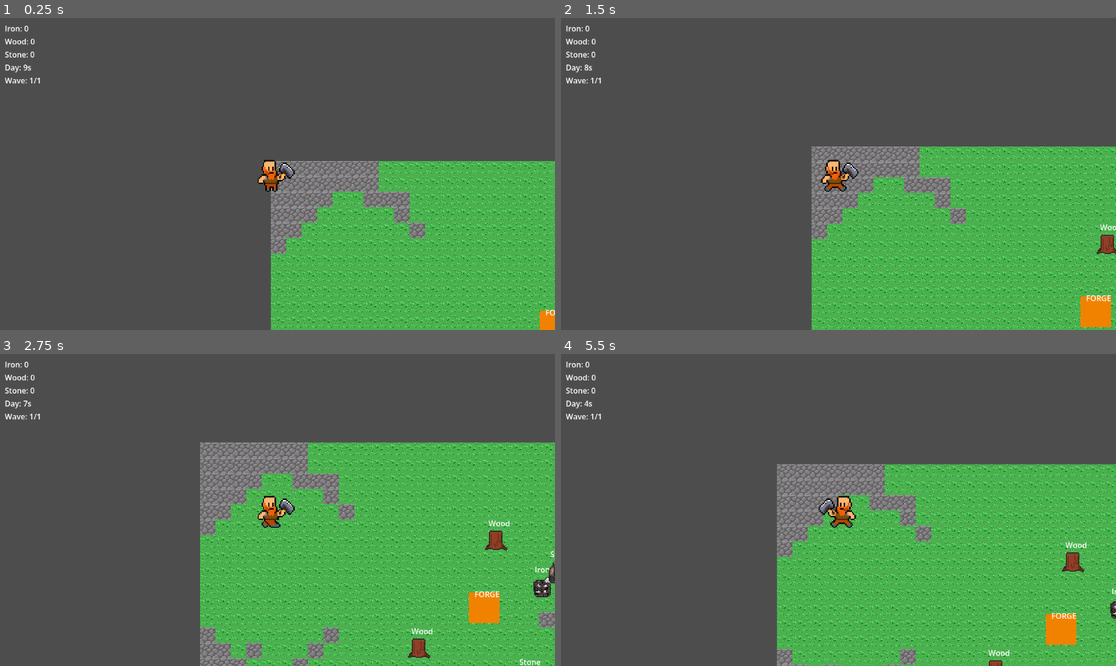
Above: before the commit, frames 1-4 (two rows, left to right).
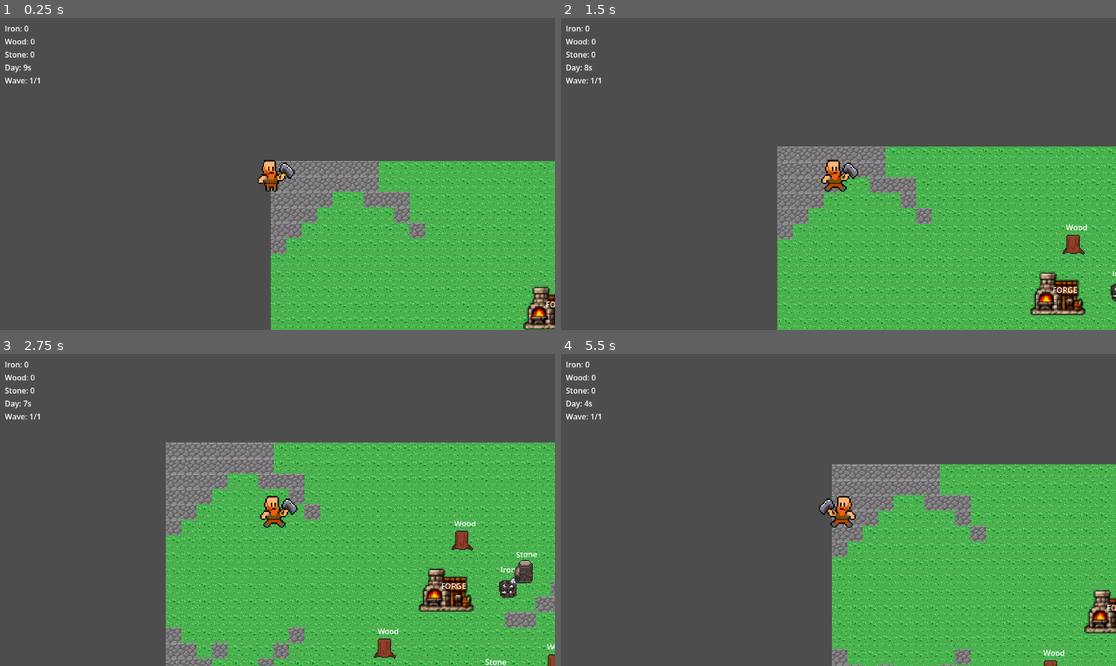
Above: after the commit, the same moments.

Repository: ntoonie/forge-and-survive
Game: Godot game, scene res://scenes/Main.tscn
Two runs of this game, one before a commit and one after it. Both use one fixed random seed, a clock stepped at 60 frames per second and the inputs below.
Inputs (mouse positions are in pixels of both pictures, inside the frame that each line leads up to):
- Up to frame 1 (0.25 s): no input
- Up to frame 2 (1.5 s): move the mouse to (960, 158) at 0.52 s; hold Right (ui_right) 0.53-1.28 s; tap E (interact) at 0.6 s; move the mouse to (727, 189) at 1.27 s; hold Down (ui_down) from 1.28 s (still down); click (727, 189) at 1.35 s
- Up to frame 3 (2.75 s): move the mouse to (333, 441) at 2.02 s; release Down (ui_down) at 2.03 s; hold Right (ui_right) from 2.03 s (still down); tap 2 (select_tower) at 2.1 s
- Up to frame 4 (5.5 s): move the mouse to (810, 572) at 2.77 s; release Right (ui_right) at 2.78 s; hold Up (ui_up) 2.78-3.53 s; tap 1 (select_wall) at 2.85 s; move the mouse to (1005, 556) at 3.52 s; hold Left (ui_left) 3.53-5.03 s; tap B (toggle_build) at 3.6 s; move the mouse to (672, 463) at 4.27 s; tap E (interact) at 4.35 s; move the mouse to (866, 510) at 5.02 s; hold Down (ui_down) from 5.03 s (still down); click (866, 510) at 5.1 s

The runs differ from the first frame. In frame 1, 0.6% of the frame differs, in the area x 94-100%, y 85-100%; in frame 2, 16%; in frame 3, 23%, in the area x 29-100%, y 28-100%; in frame 4, 19%.

Commit message:
Sprites fully added, only Path and Forge hitbox left

Diff:
--- a/scenes/Main.tscn
+++ b/scenes/Main.tscn
@@ -20,13 +20,13 @@
 [node name="Marker2D" parent="Raider" unique_id=1372347747 instance=ExtResource("4_vcsgt")]
 
 [node name="Spanwpointleft" parent="Raider" unique_id=470633463 instance=ExtResource("4_vcsgt")]
-position = Vector2(-10, 406)
+position = Vector2(-80, 406)
 
 [node name="Spanwpointright" parent="Raider" unique_id=2018318554 instance=ExtResource("4_vcsgt")]
 position = Vector2(1090, 406)
 
 [node name="Spanwpointup" parent="Raider" unique_id=1487745946 instance=ExtResource("4_vcsgt")]
-position = Vector2(524, 128)
+position = Vector2(526, 130)
 
 [node name="Spanwpointdown" parent="Raider" unique_id=1311737040 instance=ExtResource("4_vcsgt")]
 position = Vector2(524, 716)
--- /dev/null
+++ b/scenes/structures/floor_spikes.tscn
@@ -0,0 +1,18 @@
+[gd_scene format=3 uid="uid://spikes_struct01"]
+
+[ext_resource type="Texture2D" uid="uid://clty4r4tpm7m1" path="res://assets/sprites/structure.png" id="1_struct"]
+
+[sub_resource type="AtlasTexture" id="AtlasTexture_spikes"]
+atlas = ExtResource("1_struct")
+region = Rect2(68, 84, 41, 14)
+
+[sub_resource type="RectangleShape2D" id="RectangleShape2D_spikes"]
+size = Vector2(41, 14)
+
+[node name="FloorSpikes" type="StaticBody2D" unique_id=2002000001]
+
+[node name="CollisionShape2D" type="CollisionShape2D" parent="." unique_id=2002000002]
+shape = SubResource("RectangleShape2D_spikes")
+
+[node name="Sprite2D" type="Sprite2D" parent="." unique_id=2002000003]
+texture = SubResource("AtlasTexture_spikes")
--- a/scenes/structures/forge.tscn
+++ b/scenes/structures/forge.tscn
@@ -1,9 +1,14 @@
 [gd_scene format=3 uid="uid://dovvacmb47kxf"]
 
 [ext_resource type="Script" uid="uid://ctol3dir2hu3p" path="res://scripts/systems/forge.gd" id="1_jvn1s"]
+[ext_resource type="Texture2D" uid="uid://clty4r4tpm7m1" path="res://assets/sprites/structure.png" id="2_struct"]
+
+[sub_resource type="AtlasTexture" id="AtlasTexture_forge"]
+atlas = ExtResource("2_struct")
+region = Rect2(5, 8, 49, 39)
 
 [sub_resource type="RectangleShape2D" id="RectangleShape2D_gr7ai"]
-size = Vector2(16, 16)
+size = Vector2(32, 32)
 
 [node name="Forge" type="StaticBody2D" unique_id=1444986659]
 script = ExtResource("1_jvn1s")
@@ -11,12 +16,10 @@
 [node name="CollisionShape2D" type="CollisionShape2D" parent="." unique_id=1118413374]
 shape = SubResource("RectangleShape2D_gr7ai")
 
-[node name="ColorRect" type="ColorRect" parent="." unique_id=1871089187]
-offset_left = -32.0
-offset_top = -32.0
-offset_right = 32.0
-offset_bottom = 32.0
-color = Color(0.9416057, 0.5090823, 5.7756904e-07, 1)
+[node name="Sprite2D" type="Sprite2D" parent="." unique_id=1871089187]
+position = Vector2(-8, -20)
+scale = Vector2(2.4, 2.4)
+texture = SubResource("AtlasTexture_forge")
 
 [node name="Label" type="Label" parent="." unique_id=592456089]
 offset_left = -20.0
--- /dev/null
+++ b/scenes/structures/tower.tscn
@@ -0,0 +1,18 @@
+[gd_scene format=3 uid="uid://tower_struct01"]
+
+[ext_resource type="Texture2D" uid="uid://clty4r4tpm7m1" path="res://assets/sprites/structure.png" id="1_struct"]
+
+[sub_resource type="AtlasTexture" id="AtlasTexture_tower"]
+atlas = ExtResource("1_struct")
+region = Rect2(12, 57, 34, 40)
+
+[sub_resource type="RectangleShape2D" id="RectangleShape2D_tower"]
+size = Vector2(32, 48)
+
+[node name="Tower" type="StaticBody2D" unique_id=2001000001]
+
+[node name="CollisionShape2D" type="CollisionShape2D" parent="." unique_id=2001000002]
+shape = SubResource("RectangleShape2D_tower")
+
+[node name="Sprite2D" type="Sprite2D" parent="." unique_id=2001000003]
+texture = SubResource("AtlasTexture_tower")
--- a/scenes/structures/wall.tscn
+++ b/scenes/structures/wall.tscn
@@ -1,6 +1,11 @@
 [gd_scene format=3 uid="uid://btdwy1eegyxdn"]
 
 [ext_resource type="Script" uid="uid://c1xol41wj6ijm" path="res://scripts/systems/structure_health.gd" id="1_1jefv"]
+[ext_resource type="Texture2D" uid="uid://clty4r4tpm7m1" path="res://assets/sprites/structure.png" id="2_struct"]
+
+[sub_resource type="AtlasTexture" id="AtlasTexture_wall"]
+atlas = ExtResource("2_struct")
+region = Rect2(61, 25, 52, 21)
 
 [sub_resource type="RectangleShape2D" id="RectangleShape2D_7hj8w"]
 size = Vector2(32, 32)
@@ -10,10 +15,8 @@
 [node name="CollisionShape2D" type="CollisionShape2D" parent="." unique_id=1384263737]
 shape = SubResource("RectangleShape2D_7hj8w")
 
-[node name="ColorRect" type="ColorRect" parent="." unique_id=959442653]
-offset_right = 40.0
-offset_bottom = 40.0
-color = Color(0.29715294, 0.25693426, 0.19425482, 1)
+[node name="Sprite2D" type="Sprite2D" parent="." unique_id=959442653]
+texture = SubResource("AtlasTexture_wall")
 
 [node name="HealthComponent" type="Node" parent="." unique_id=438030771]
 script = ExtResource("1_1jefv")
--- a/scenes/ui/arrow_tower.tscn
+++ b/scenes/ui/arrow_tower.tscn
@@ -1,6 +1,11 @@
 [gd_scene format=3 uid="uid://c0klmy65t3fuo"]
 
 [ext_resource type="Script" uid="uid://db8tcba1wjaam" path="res://scripts/structures/arrow_tower.gd" id="1_7sccj"]
+[ext_resource type="Texture2D" uid="uid://clty4r4tpm7m1" path="res://assets/sprites/structure.png" id="2_struct"]
+
+[sub_resource type="AtlasTexture" id="AtlasTexture_tower"]
+atlas = ExtResource("2_struct")
+region = Rect2(12, 57, 34, 40)
 
 [sub_resource type="RectangleShape2D" id="RectangleShape2D_ln5pn"]
 size = Vector2(32, 32)
@@ -14,19 +19,8 @@
 [node name="CollisionShape2D" type="CollisionShape2D" parent="." unique_id=405817220]
 shape = SubResource("RectangleShape2D_ln5pn")
 
-[node name="ColorRect" type="ColorRect" parent="." unique_id=189197178]
-offset_left = -16.0
-offset_top = -16.0
-offset_right = 16.0
-offset_bottom = 16.0
-color = Color(0.23213837, 0.25448242, 1, 1)
-
-[node name="Label" type="Label" parent="." unique_id=633205080]
-offset_left = -5.0
-offset_top = -20.0
-offset_right = 43.0
-offset_bottom = 3.0
-text = "Tower"
+[node name="Sprite2D" type="Sprite2D" parent="." unique_id=189197178]
+texture = SubResource("AtlasTexture_tower")
 
 [node name="DetectionRange" type="Area2D" parent="." unique_id=2114226371]
 
--- a/scenes/world/World.tscn
+++ b/scenes/world/World.tscn
@@ -10,6 +10,7 @@
 [ext_resource type="Script" uid="uid://dqxntd8jfo6cv" path="res://scripts/systems/day_night_overlay.gd" id="8_qh0kd"]
 [ext_resource type="Texture2D" uid="uid://cd8lhomfw07u5" path="res://assets/sprites/resources/resources.png" id="9_yr1n6"]
 [ext_resource type="Texture2D" uid="uid://ldrg8tvvirgn" path="res://assets/sprites/enemy_1.png" id="10_l5ull"]
+[ext_resource type="Texture2D" uid="uid://clty4r4tpm7m1" path="res://assets/sprites/structure.png" id="11_16fjv"]
 
 [sub_resource type="TileSetAtlasSource" id="TileSetAtlasSource_32lhk"]
 texture = ExtResource("1_kqs1s")
@@ -373,10 +374,6 @@
 "speed": 5.0
 }]
 
-[sub_resource type="AtlasTexture" id="AtlasTexture_l5ull"]
-atlas = ExtResource("9_yr1n6")
-region = Rect2(0, 0, 127.600006, 126.799995)
-
 [sub_resource type="AtlasTexture" id="AtlasTexture_16fjv"]
 atlas = ExtResource("10_l5ull")
 region = Rect2(5, 3, 19, 20)
@@ -421,6 +418,10 @@
 [sub_resource type="RectangleShape2D" id="RectangleShape2D_i08rc"]
 size = Vector2(17.98005, 16.982544)
 
+[sub_resource type="AtlasTexture" id="AtlasTexture_l5ull"]
+atlas = ExtResource("9_yr1n6")
+region = Rect2(0, 0, 127.600006, 126.799995)
+
 [node name="World" type="Node2D" unique_id=1348018387]
 
 [node name="TileMapLayer" type="TileMapLayer" parent="." unique_id=1982336431]
@@ -438,11 +439,27 @@
 animation = &"running"
 frame_progress = 0.67894125
 
+[node name="Enemy" type="CharacterBody2D" parent="." unique_id=1351825780]
+visible = false
+position = Vector2(14, -67)
+scale = Vector2(2.005, 2.005)
+
+[node name="AnimatedSprite2D" type="AnimatedSprite2D" parent="Enemy" unique_id=1664193021]
+visible = false
+position = Vector2(49.875313, 18.952618)
+scale = Vector2(1.45, 1.45)
+sprite_frames = SubResource("SpriteFrames_8xm5o")
+animation = &"idle"
+
+[node name="CollisionShape2D" type="CollisionShape2D" parent="Enemy" unique_id=1698632509]
+position = Vector2(50.37406, 21.446383)
+shape = SubResource("RectangleShape2D_i08rc")
+
 [node name="BuildSystem" type="Node" parent="." unique_id=1886626186]
 script = ExtResource("6_i1jm3")
 
 [node name="Forge" parent="." unique_id=1444986659 instance=ExtResource("7_252at")]
-position = Vector2(599, 347)
+position = Vector2(600, 330)
 
 [node name="DayNightOverlay" type="CanvasLayer" parent="." unique_id=1837764449]
 script = ExtResource("8_qh0kd")
@@ -458,16 +475,8 @@
 position = Vector2(225, 48)
 texture = SubResource("AtlasTexture_l5ull")
 
-[node name="Enemy" type="CharacterBody2D" parent="." unique_id=1351825780]
+[node name="StructureSprite" type="Sprite2D" parent="." unique_id=2125282689]
 visible = false
-scale = Vector2(2.005, 2.005)
-
-[node name="AnimatedSprite2D" type="AnimatedSprite2D" parent="Enemy" unique_id=1664193021]
-position = Vector2(49.875313, 18.952618)
-scale = Vector2(1.45, 1.45)
-sprite_frames = SubResource("SpriteFrames_8xm5o")
-animation = &"idle"
-
-[node name="CollisionShape2D" type="CollisionShape2D" parent="Enemy" unique_id=1698632509]
-position = Vector2(50.37406, 21.446383)
-shape = SubResource("RectangleShape2D_i08rc")
+position = Vector2(650, 474.00003)
+scale = Vector2(1.255, 1.255)
+texture = ExtResource("11_16fjv")
--- a/scripts/Enemies/Raiderbody.gd
+++ b/scripts/Enemies/Raiderbody.gd
@@ -1,7 +1,7 @@
 extends CharacterBody2D
 
 const SPEED = 60.0
-const FORGE_POSITION = Vector2(544, 288)
+const FORGE_POSITION = Vector2(576.0, 320.0)
 
 var path: PackedVector2Array = []
 var path_index: int = 0
--- a/scripts/Enemies/enemy_health.gd
+++ b/scripts/Enemies/enemy_health.gd
@@ -1,8 +1,8 @@
 extends CharacterBody2D
 
 var SPEED = 80.0
-const FORGE_POSITION = Vector2(544, 288)
-const ATTACK_RANGE   = 40.0
+const FORGE_POSITION = Vector2(576, 320) # Aligned center of the Forge
+const ATTACK_RANGE   = 8.0               # Distance from the edge of the forge hitbox
 
 @export var max_health: int = 30
 var current_health: int
@@ -11,89 +11,58 @@
 
 @onready var anim: AnimatedSprite2D = $AnimatedSprite2D
 
-# ── State machine ─────────────────────────────────────────
-enum State { SEEK, AVOID }
-var _state := State.SEEK
-
-# AVOID state
-var _avoid_dir:   Vector2 = Vector2.ZERO
-var _avoid_timer: float   = 0.0
-const AVOID_DURATION = 1.0   # seconds to go perpendicular before retrying
-
-# Stuck detection — compare position every interval
-var _last_pos:         Vector2 = Vector2.ZERO
-var _stuck_poll_timer: float   = 0.0
-const POLL_INTERVAL  = 0.12   # how often to sample position
-const STUCK_MIN_DIST = 3.0    # must move at least this many px per interval
-
 func _ready():
 	current_health = max_health
 	add_to_group("enemy")
-	_last_pos = global_position
 
 func apply_wave_config(config: Dictionary):
 	max_health = config["enemy_health"]
 	current_health = max_health
 	SPEED = config["enemy_speed"]
 
-func _physics_process(delta):
-	var forge     = get_tree().get_first_node_in_group("forge")
+func _physics_process(_delta: float) -> void:
+	var forge = get_tree().get_first_node_in_group("forge")
 	var forge_pos = forge.global_position if forge else FORGE_POSITION
 
-	if global_position.distance_to(forge_pos) <= ATTACK_RANGE:
+	# 1. Target the closest edge/corner of the Forge hitbox (32x32px boundary)
+	var box_min = forge_pos - Vector2(16, 16)
+	var box_max = forge_pos + Vector2(16, 16)
+	var target_pos = Vector2(
+		clamp(global_position.x, box_min.x, box_max.x),
+		clamp(global_position.y, box_min.y, box_max.y)
+	)
+
+	# 2. Check if we have arrived at the edge of the Forge
+	if global_position.distance_to(target_pos) <= ATTACK_RANGE:
 		_attack_forge(forge)
 		return
 
-	match _state:
-		State.SEEK:
-			_do_seek(delta, forge_pos)
-		State.AVOID:
-			_do_avoid(delta, forge_pos)
+	# 3. Calculate direction to closest point on the Forge
+	var desired_dir = (target_pos - global_position).normalized()
+	velocity = desired_dir * SPEED
 
-# ── SEEK: move straight toward forge, detect if stuck ─────
-func _do_seek(delta: float, forge_pos: Vector2) -> void:
-	var dir = (forge_pos - global_position).normalized()
-	velocity = dir * SPEED
+	# Move and handle collisions
 	move_and_slide()
 
-	# Poll position to see if we actually moved
-	_stuck_poll_timer += delta
-	if _stuck_poll_timer >= POLL_INTERVAL:
-		var moved = global_position.distance_to(_last_pos)
-		if moved < STUCK_MIN_DIST:
-			_enter_avoid(dir, forge_pos)   # blocked — go perpendicular
-		_last_pos         = global_position
-		_stuck_poll_timer = 0.0
-
-	_update_sprite(dir)
-
-# ── AVOID: move perpendicular for AVOID_DURATION, then retry
-func _do_avoid(delta: float, forge_pos: Vector2) -> void:
-	_avoid_timer -= delta
-	if _avoid_timer <= 0.0:
-		_state            = State.SEEK
-		_last_pos         = global_position
-		_stuck_poll_timer = 0.0
-		return
-
-	velocity = _avoid_dir * SPEED
-	move_and_slide()
-	_update_sprite(_avoid_dir)
-
-# ── Pick axis-aligned perpendicular direction ─────────────
-func _enter_avoid(seek_dir: Vector2, forge_pos: Vector2) -> void:
-	if abs(seek_dir.x) >= abs(seek_dir.y):
-		# Primarily moving horizontally → dodge vertically
-		# Pick up or down — whichever is closer to the forge
-		_avoid_dir = Vector2(0.0, -1.0) if forge_pos.y < global_position.y else Vector2(0.0, 1.0)
+	# 4. Real-time collision avoidance (slide smoothly along wall tangents)
+	if get_slide_collision_count() > 0:
+		var collision = get_slide_collision(0)
+		var normal = collision.get_normal()
+		# Only slide if we are pushing against the collision boundary
+		if normal.dot(desired_dir) < 0:
+			# Get the two perpendicular tangents to the wall normal
+			var tangent1 = Vector2(-normal.y, normal.x)
+			var tangent2 = Vector2(normal.y, -normal.x)
+			# Choose the tangent that makes positive progress toward the forge
+			var slide_dir = tangent1 if tangent1.dot(desired_dir) > tangent2.dot(desired_dir) else tangent2
+			# Move along the tangent
+			velocity = slide_dir * SPEED
+			move_and_slide()
+			_update_sprite(slide_dir)
+		else:
+			_update_sprite(desired_dir)
 	else:
-		# Primarily moving vertically → dodge horizontally
-		_avoid_dir = Vector2(-1.0, 0.0) if forge_pos.x < global_position.x else Vector2(1.0, 0.0)
-
-	_avoid_timer      = AVOID_DURATION
-	_last_pos         = global_position
-	_stuck_poll_timer = 0.0
-	_state            = State.AVOID
+		_update_sprite(desired_dir)
 
 func _update_sprite(direction: Vector2) -> void:
 	if anim:
--- a/scripts/ai/sa_pathfinder.gd
+++ b/scripts/ai/sa_pathfinder.gd
@@ -7,6 +7,8 @@
 const TILE_SIZE    = 32
 const GRID_W       = 35
 const GRID_H       = 19
+# Must match the TileMapLayer's position in World.tscn
+const TILEMAP_OFFSET = Vector2(9, 4)
 
 # ── COSTS ────────────────────────────────────────────
 const WALL_COST  = 1000.0
@@ -113,11 +115,14 @@
 
 # ── HELPERS ──────────────────────────────────────────
 func _world_to_cell(world: Vector2) -> Vector2i:
-	return Vector2i(int(world.x / TILE_SIZE), int(world.y / TILE_SIZE))
+	var local = world - TILEMAP_OFFSET
+	return Vector2i(int(local.x / TILE_SIZE), int(local.y / TILE_SIZE))
 
 func _cell_to_world(cell: Vector2i) -> Vector2:
-	return Vector2(cell.x * TILE_SIZE + TILE_SIZE / 2,
-				   cell.y * TILE_SIZE + TILE_SIZE / 2)
+	return Vector2(
+		TILEMAP_OFFSET.x + cell.x * TILE_SIZE + TILE_SIZE / 2,
+		TILEMAP_OFFSET.y + cell.y * TILE_SIZE + TILE_SIZE / 2
+	)
 
 # ── UPDATE WALLS/TRAPS ───────────────────────────────
 func add_wall(world_pos: Vector2):
Binary file added: assets/sprites/structure.png
Not shown, added: assets/sprites/structure.png.import
